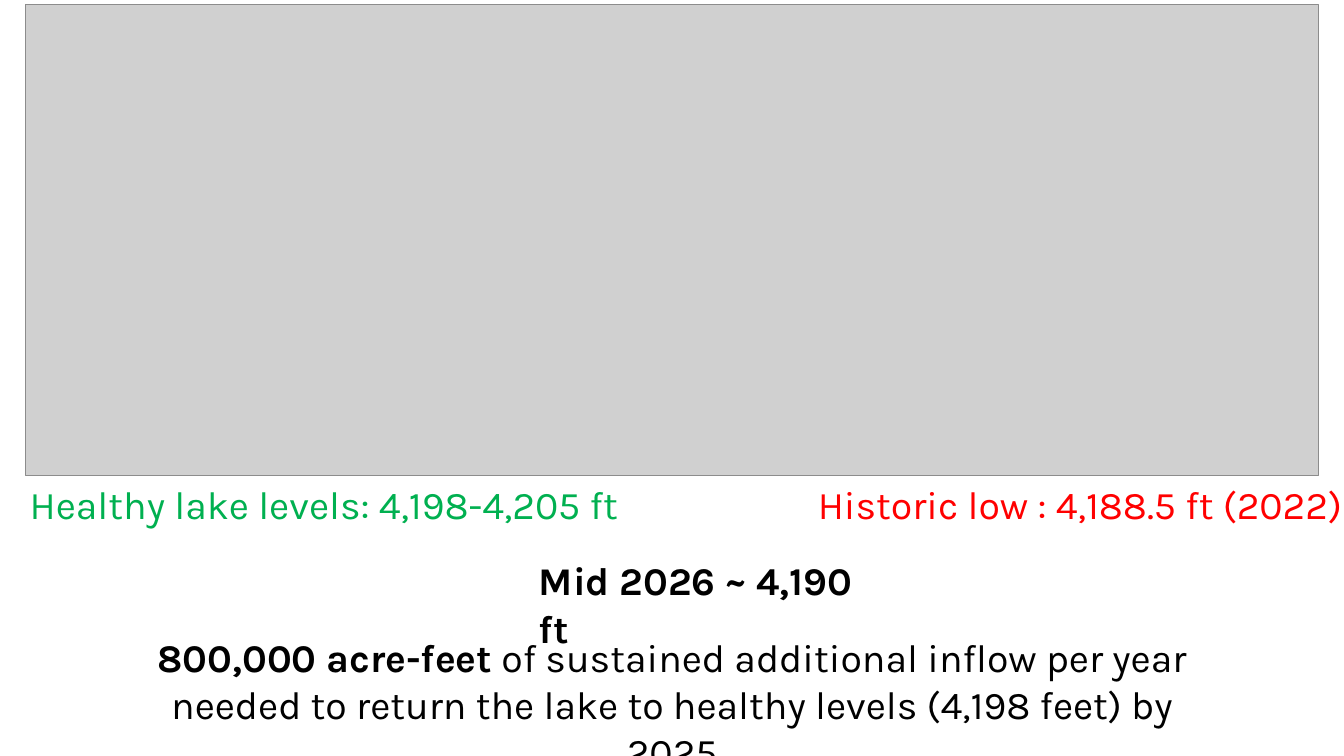
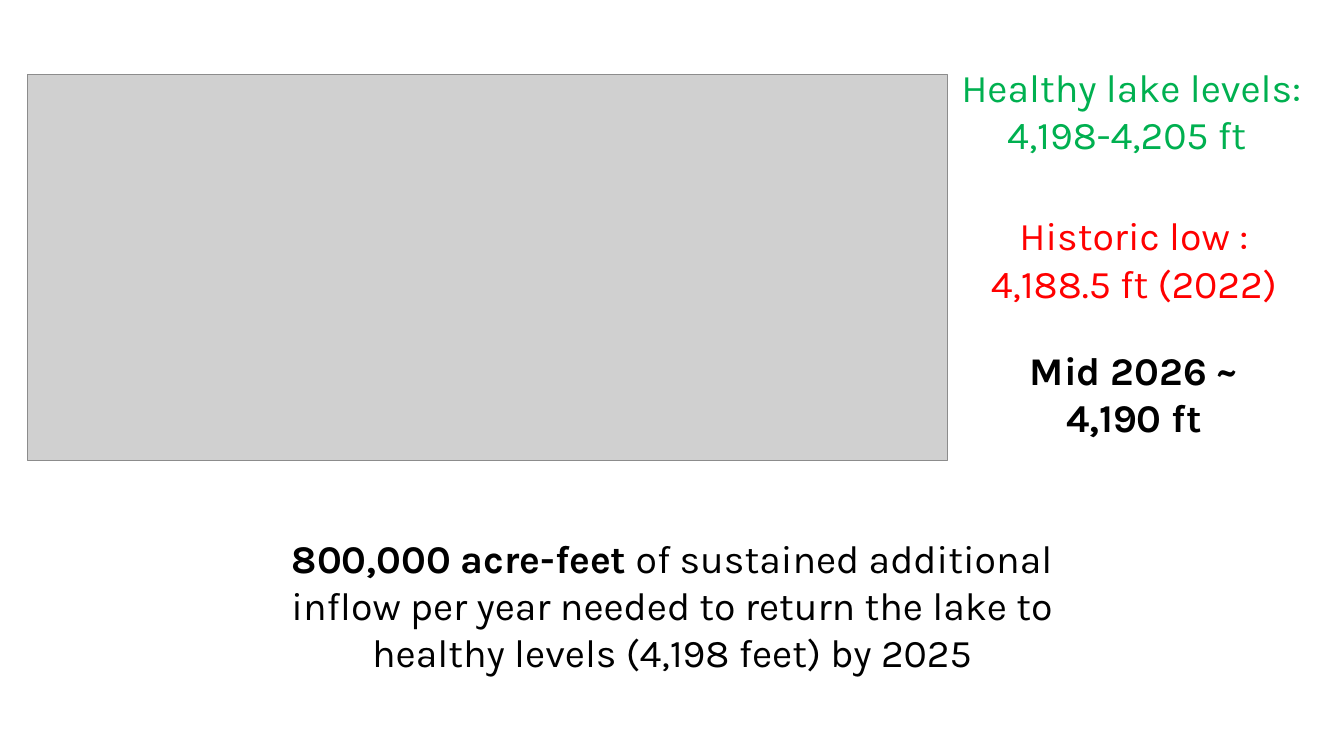
Before and after one commit to HaadiaBaig/BearRiverWaterBank, a slide deck: slide 2 of Session Guide/IntroPresentation.pptx. Drawn at 1344x756 pixels with LibreOffice and Linux fonts; fonts in the diff are those of the drawing; grey boxes stand for pictures. Boxes give left, top, right and bottom in pixels: in the first picture for what was removed or moved away, otherwise in the second. Text is boxed around its words. In the diff, an @@ line names an element or a change of style, - is before the commit and + after.

```diff
--- a/Session Guide/IntroPresentation.pptx
+++ b/Session Guide/IntroPresentation.pptx
@@ text "Healthy lake levels: 4,198-4,205 ft": place and size @@
-text "Healthy lake levels: 4,198-4,205 ft" at [30,492,618,529]
+text "Healthy lake levels: 4,198-4,205 ft" at [961,75,1301,153]
@@ picture: place and size @@
-picture at [25,5,1319,476]
+picture at [27,75,947,461]
@@ text "Historic low : 4,188.5 ft ...": place and size @@
-text "Historic low : 4,188.5 ft ..." at [818,490,1342,524]
+text "Historic low : 4,188.5 ft ..." at [991,223,1277,303]
@@ alignment left to centre in 3 elements at [961,75,1301,153], [991,223,1277,303], [1030,357,1207,438] @@
@@ text "Mid 2026 ~ 4,190 ft": place and size @@
-text "Mid 2026 ~ 4,190 ft" at [539,567,853,653]
+text "Mid 2026 ~ 4,190 ft" at [1030,357,1207,438]
@@ text "800,000 acre-feet of sustained additional ..." rewrapped from [158,637,1186,729] to [291,545,1053,677] @@
```
Also in this commit, not shown: 2 other slides changed, 2 other files.
